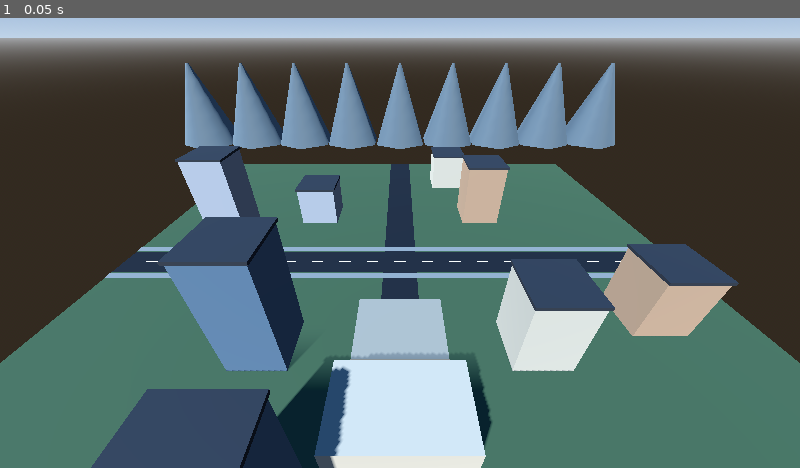
Above: before the commit, frame 1.
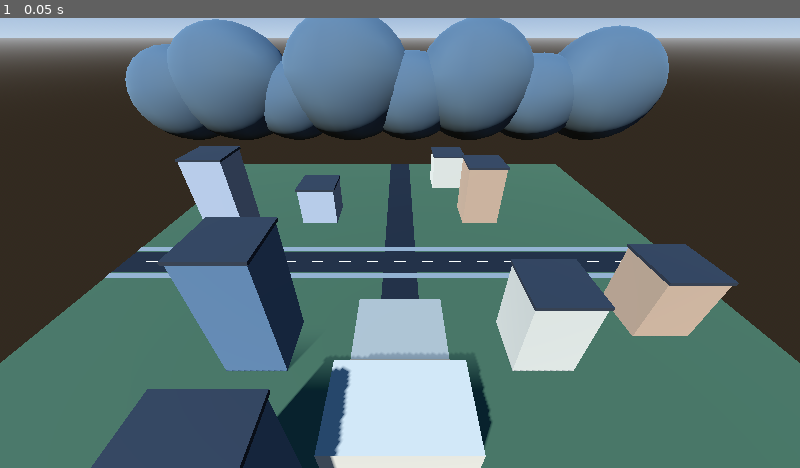
Above: after the commit, the same moment.

Repository: azataycan/AZA-RP
Game: Godot game, scene res://scenes/AZA_CITY.tscn
Same seed, same stepped clock (60 frames per second), same inputs: the game is played once before the commit and once after it.
Inputs:
- Up to frame 1 (0.05 s): no input

The runs differ from the first frame. In frame 1, 16% of the frame differs, in the area x 15-84%, y 0-30%.

Commit message:
Refactor mountain creation and change mesh types

Diff:
--- a/scripts/AZA_CITY.gd
+++ b/scripts/AZA_CITY.gd
@@ -118,27 +118,53 @@
             "Building_Roof_" + str(i + 1)
         )
 
+
 func create_mountains():
-    for i in range(9):
+    var rock = material(Color(0.32, 0.39, 0.42))
+    var snow = material(Color(0.83, 0.87, 0.90))
+
+    var peaks = [
+        Vector4(-190, 76, 45, 32),
+        Vector4(-145, 92, 52, 38),
+        Vector4(-95, 65, 40, 30),
+        Vector4(-45, 100, 55, 42),
+        Vector4(10, 72, 43, 32),
+        Vector4(65, 94, 50, 40),
+        Vector4(120, 70, 43, 32),
+        Vector4(175, 88, 50, 38)
+    ]
+
+    for i in range(peaks.size()):
+        var p: Vector4 = peaks[i]
+
         var mountain = MeshInstance3D.new()
-        mountain.name = "Kyrgyz_Mountain_" + str(i)
+        mountain.name = "Mountain_" + str(i)
 
-        var mesh = CylinderMesh.new()
-        mesh.top_radius = 1.0
-        mesh.bottom_radius = 25.0
-        mesh.height = 65.0
-        mesh.radial_segments = 6
+        var mesh = SphereMesh.new()
+        mesh.radius = 1.0
+        mesh.height = 2.0
+        mesh.radial_segments = 24
+        mesh.rings = 12
 
         mountain.mesh = mesh
-        mountain.position = Vector3(
-            -180 + i * 45,
-            30,
-            -190
-        )
-        mountain.material_override = material(
-            Color(0.38, 0.43, 0.44)
-        )
+        mountain.scale = Vector3(p.z, p.y / 2.0, p.w)
+        mountain.position = Vector3(p.x, p.y / 2.0, -190)
+        mountain.material_override = rock
         add_child(mountain)
+
+        var snowcap = MeshInstance3D.new()
+        snowcap.name = "Snow_" + str(i)
+
+        var cap_mesh = SphereMesh.new()
+        cap_mesh.radial_segments = 16
+        cap_mesh.rings = 8
+
+        snowcap.mesh = cap_mesh
+        snowcap.scale = Vector3(p.z * 0.25, p.y * 0.12, p.w * 0.25)
+        snowcap.position = Vector3(p.x, p.y * 0.83, -190)
+        snowcap.material_override = snow
+        add_child(snowcap)
+
 
 func create_city_plaza():
     add_box(
